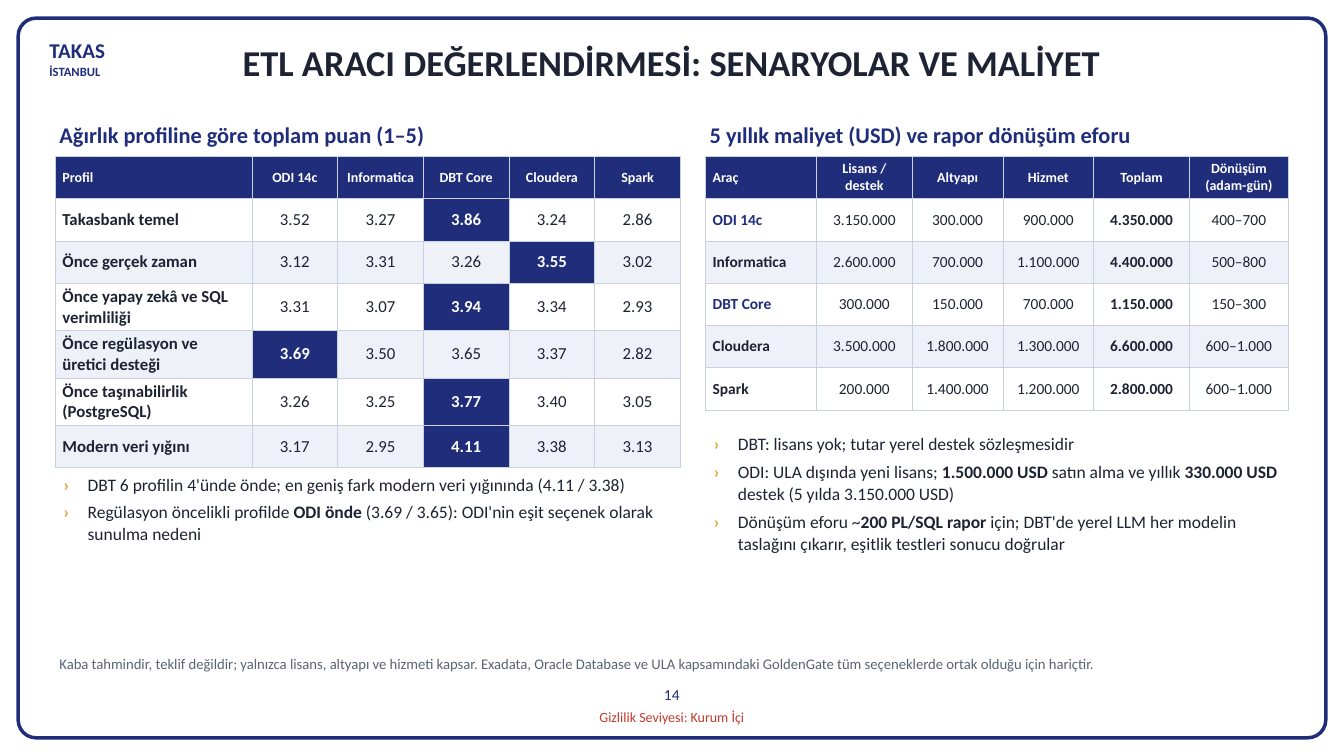
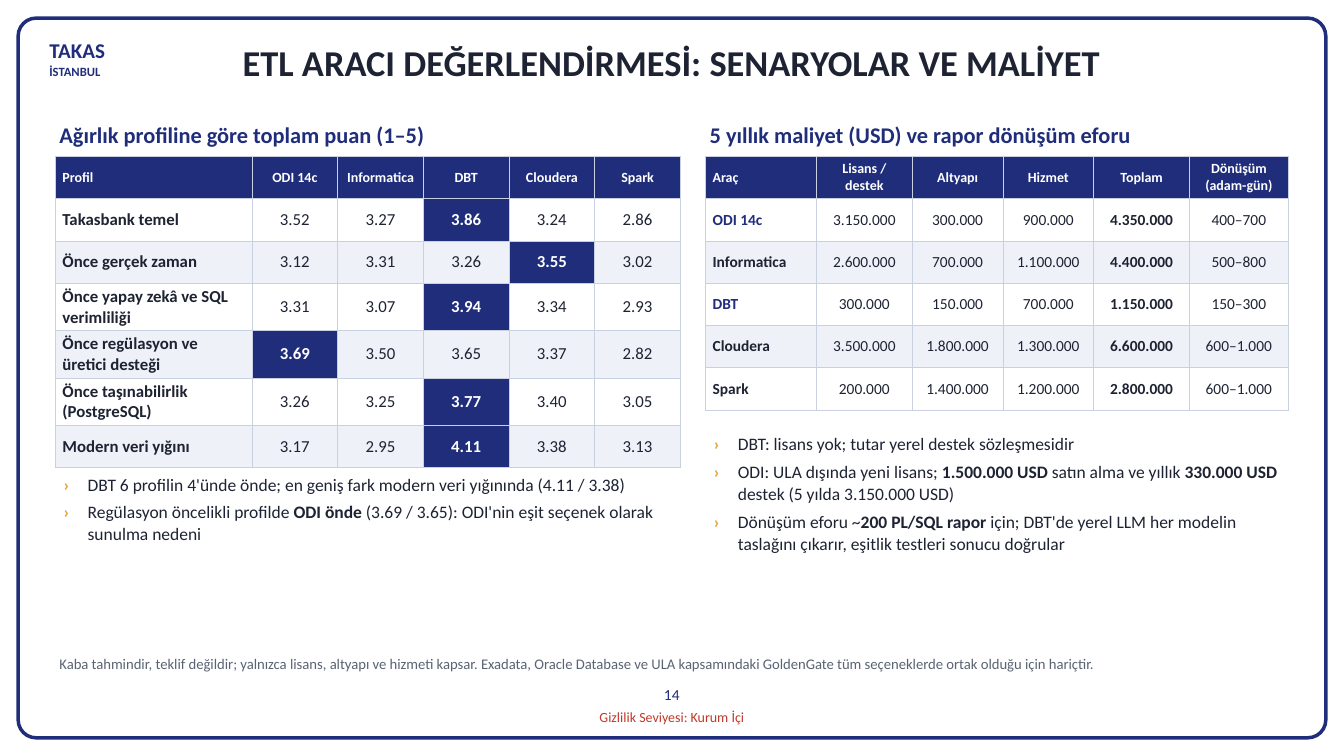
Before and after one commit to hanifidemirel0/Cursor-Projects, a slide deck: slide 14 of outputs/dwh-sunum-kasim-2026/5 - DWHSunum_Kasim2026.pptx. Drawn at 1344x756 pixels with LibreOffice and Linux fonts; fonts in the diff are those of the drawing. Boxes give left, top, right and bottom in pixels: in the first picture for what was removed or moved away, otherwise in the second. Text is boxed around its words. In the diff, an @@ line names an element or a change of style, - is before the commit and + after.

```diff
--- a/outputs/dwh-sunum-kasim-2026/5 - DWHSunum_Kasim2026.pptx
+++ b/outputs/dwh-sunum-kasim-2026/5 - DWHSunum_Kasim2026.pptx
@@ table at <box>55,156,681,459</box> @@
-row 1, column 4: DBT Core
+row 1, column 4: DBT
@@ table at <box>706,156,1289,410</box> @@
-row 4, column 1: DBT Core
+row 4, column 1: DBT
```
Also in this commit, not shown: 6 other slides changed, 2 other files.
